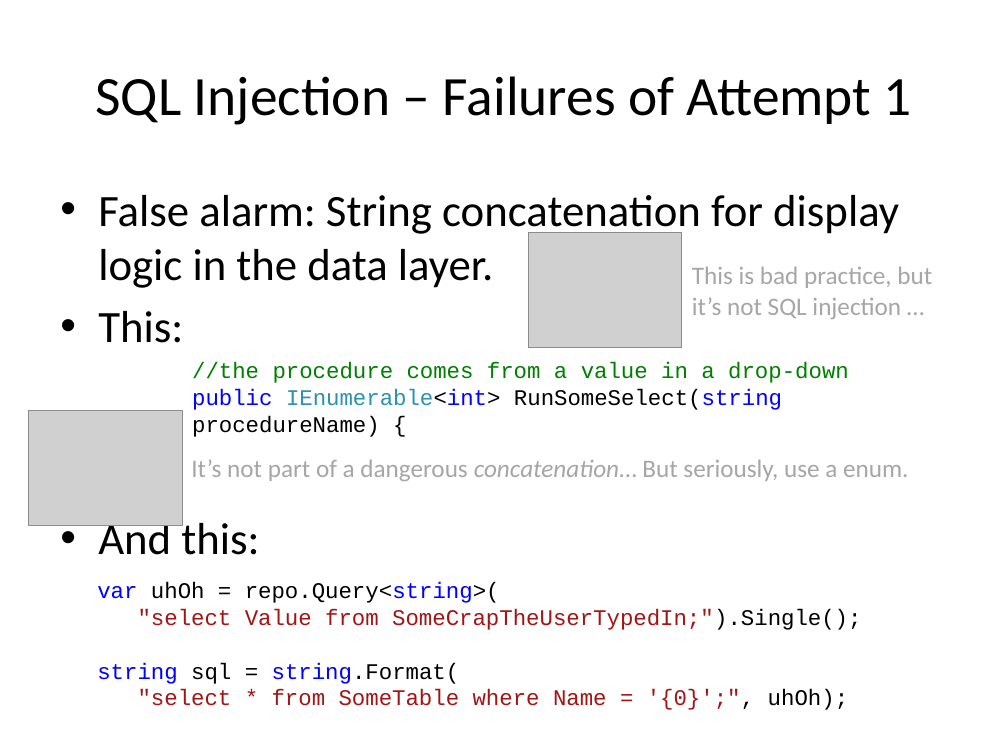
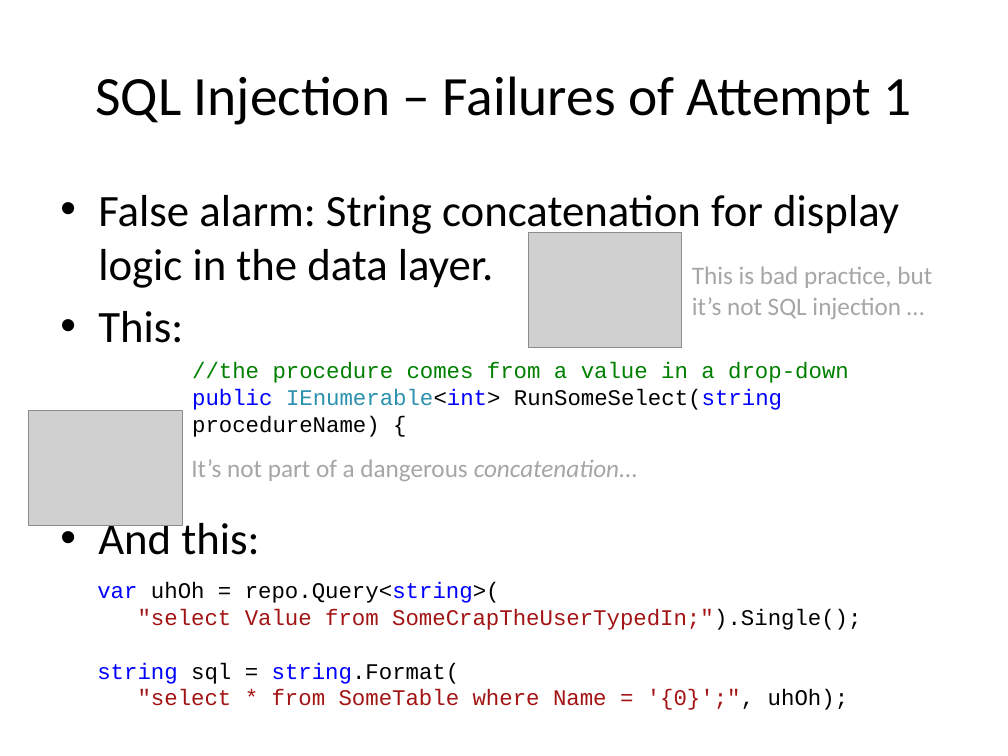
Before and after one commit to Chris-ScoutCorps/FxCop, a slide deck: slide 32 of FxCop.pptx. Drawn at 1008x756 pixels with LibreOffice and Linux fonts; fonts in the diff are those of the drawing; grey boxes stand for pictures; background and template pictures are left out. Boxes give left, top, right and bottom in pixels: in the first picture for what was removed or moved away, otherwise in the second. Text is boxed around its words. In the diff, an @@ line names an element or a change of style, - is before the commit and + after.

```diff
--- a/FxCop.pptx
+++ b/FxCop.pptx
@@ text at [191, 459, 637, 481]: text changed @@
-It’s not part of a dangerous concatenation… But seriously, use a enum.
+It’s not part of a dangerous concatenation…
```
Also in this commit, not shown: 10 other slides changed, 1 other file.
